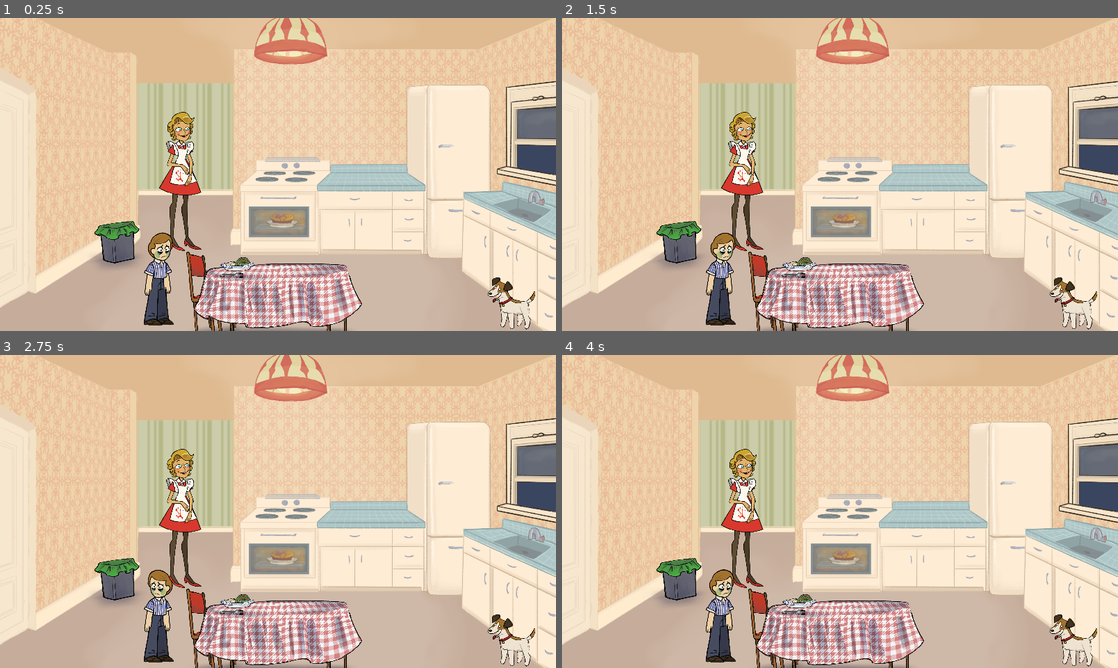
Above: before the commit, frames 1-4 (two rows, left to right).
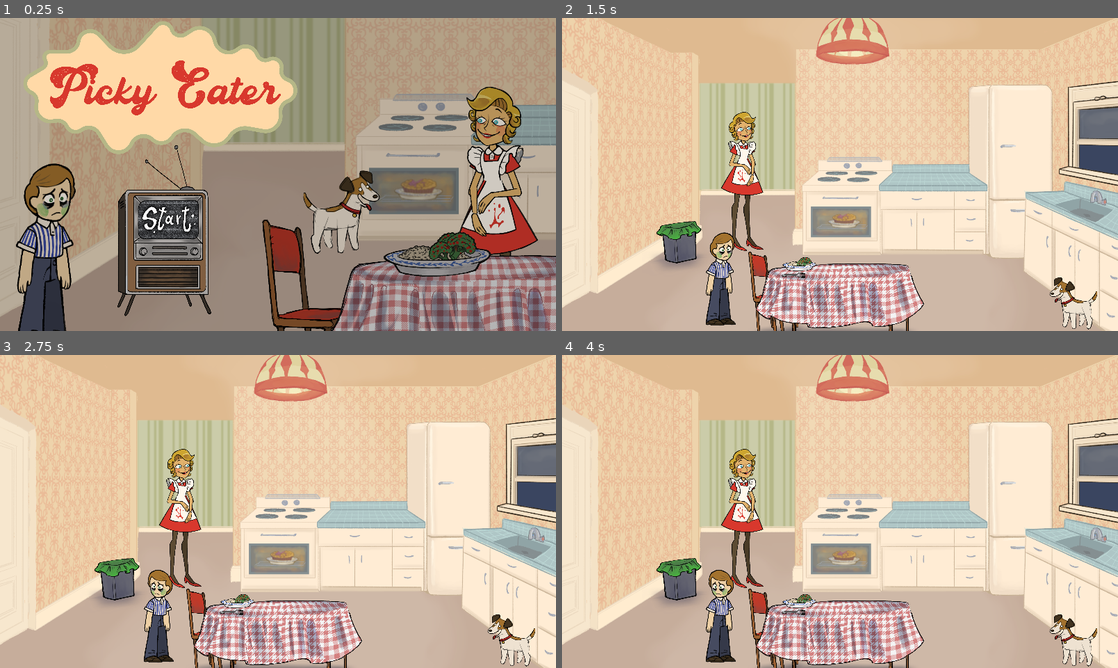
Above: after the commit, the same moments.

Repository: shlomiatia/PickyEater
Game: Godot game, scene res://Entities/MainScreen/Main.tscn
Two runs of this game, one before a commit and one after it. Both use one fixed random seed, a clock stepped at 60 frames per second and the inputs below. Before the commit the project starts from res://Entities/Game/Game.tscn.
Inputs (mouse positions are in pixels of both pictures, inside the frame that each line leads up to):
- Up to frame 1 (0.25 s): no input
- Up to frame 2 (1.5 s): click (728, 230) at 0.52 s; move the mouse to (962, 158) at 1.27 s; click (962, 158) at 1.42 s
- Up to frame 3 (2.75 s): move the mouse to (166, 527) at 2.02 s; click (166, 527) at 2.17 s
- Up to frame 4 (4 s): move the mouse to (895, 442) at 2.77 s; click (895, 442) at 2.92 s; move the mouse to (812, 574) at 3.52 s; click (812, 574) at 3.67 s

The runs differ from the first frame. In frame 1, 94% of the frame differs, in the area x 0-100%, y 0-100%; in frame 2, 0.4%; in frame 3, 0.1%; in frame 4, 0.5%.

Commit message:
start screen and dialog

Diff:
--- a/Entities/Dialog/Dialog.tscn
+++ b/Entities/Dialog/Dialog.tscn
@@ -1,6 +1,21 @@
 [gd_scene load_steps=5 format=3 uid="uid://colc00mnslue8"]
 
 [ext_resource type="Script" path="res://Entities/Dialog/dialog.gd" id="1_jh4ee"]
+
+[sub_resource type="Animation" id="Animation_qtrmb"]
+length = 0.001
+tracks/0/type = "value"
+tracks/0/imported = false
+tracks/0/enabled = true
+tracks/0/path = NodePath(".:modulate")
+tracks/0/interp = 1
+tracks/0/loop_wrap = true
+tracks/0/keys = {
+"times": PackedFloat32Array(0),
+"transitions": PackedFloat32Array(1),
+"update": 0,
+"values": [Color(1, 1, 1, 0)]
+}
 
 [sub_resource type="Animation" id="Animation_7n7ah"]
 resource_name = "Show"
@@ -18,21 +33,6 @@
 "values": [Color(1, 1, 1, 1), Color(1, 1, 1, 1), Color(1, 1, 1, 0)]
 }
 
-[sub_resource type="Animation" id="Animation_qtrmb"]
-length = 0.001
-tracks/0/type = "value"
-tracks/0/imported = false
-tracks/0/enabled = true
-tracks/0/path = NodePath(".:modulate")
-tracks/0/interp = 1
-tracks/0/loop_wrap = true
-tracks/0/keys = {
-"times": PackedFloat32Array(0),
-"transitions": PackedFloat32Array(1),
-"update": 0,
-"values": [Color(1, 1, 1, 0)]
-}
-
 [sub_resource type="AnimationLibrary" id="AnimationLibrary_hxg3i"]
 _data = {
 "RESET": SubResource("Animation_qtrmb"),
--- a/Entities/Dialog/dialog.gd
+++ b/Entities/Dialog/dialog.gd
@@ -4,16 +4,16 @@
 
 # Called when the node enters the scene tree for the first time.
 func _ready() -> void:
-    animation_player = get_node("AnimationPlayer")
+	animation_player = get_node("AnimationPlayer")
 
 # Called every frame. 'delta' is the elapsed time since the previous frame.
 func _process(_delta: float) -> void:
-    pass
+	pass
 
 func ShowDialog(dialog: String, color: Color):
-    self.text = dialog
-    animation_player.seek(0)
-    animation_player.get_animation("Show").track_set_key_value(0, 0, color)
-    animation_player.get_animation("Show").track_set_key_value(0, 1, color)
-    animation_player.get_animation("Show").track_set_key_value(0, 2, Color(color, 0.0))
-    animation_player.play("Show")
+	self.text = dialog
+	animation_player.seek(0)
+	animation_player.get_animation("Show").track_set_key_value(0, 0, color)
+	animation_player.get_animation("Show").track_set_key_value(0, 1, color)
+	animation_player.get_animation("Show").track_set_key_value(0, 2, Color(color, 0.0))
+	animation_player.play("Show")
--- a/Entities/DialogPopup/dialog_popup.gd
+++ b/Entities/DialogPopup/dialog_popup.gd
@@ -14,8 +14,13 @@
 var dialog: Array[String] = []
 var current_speaker: String = kid
 
+var hover = load("res://Textures/ui/Hand Cursor 1.png")
+var start = load("res://Textures/ui/Remote Control 1.png")
+
 # Called when the node enters the scene tree for the first time.
 func _ready() -> void:
+	Input.set_custom_mouse_cursor(start, Input.CURSOR_POINTING_HAND)
+
 	pass # Replace with function body.
 
 
--- a/Entities/MainScreen/Main.tscn
+++ b/Entities/MainScreen/Main.tscn
@@ -10,8 +10,8 @@
 [ext_resource type="Texture2D" uid="uid://c5xpphg2803lj" path="res://Textures/Table .png" id="6_neev3"]
 [ext_resource type="Texture2D" uid="uid://be1rc6app0yxm" path="res://Textures/Chair.png" id="7_hl5gt"]
 [ext_resource type="Script" path="res://Scripts/StartBtn.gd" id="7_inpvj"]
-[ext_resource type="Shader" path="res://Shaders/Broccoli.gdshader" id="8_k4qfm"]
 [ext_resource type="Texture2D" uid="uid://bo8foveufodqf" path="res://Textures/Food/Broccoli.png" id="8_ufhwn"]
+[ext_resource type="Texture2D" uid="uid://c5mnp78v0q6m3" path="res://Textures/ui/Tv.png" id="8_uqolx"]
 
 [sub_resource type="StyleBoxFlat" id="StyleBoxFlat_4px35"]
 bg_color = Color(0.6, 0.6, 0.6, 0)
@@ -31,21 +31,13 @@
 [sub_resource type="StyleBoxFlat" id="StyleBoxFlat_u3iih"]
 bg_color = Color(0.6, 0.6, 0.6, 0)
 
-[sub_resource type="ShaderMaterial" id="ShaderMaterial_e34ub"]
-shader = ExtResource("8_k4qfm")
-shader_parameter/max_line_width = 30.0
-shader_parameter/min_line_width = 20.0
-shader_parameter/freq = 1.0
-shader_parameter/block_size = 20.0
-shader_parameter/outline_colour = Vector4(0.996, 0.529, 0.176, 0.3)
-
 [node name="Main" type="Node2D"]
 
 [node name="DialogPopup" parent="." instance=ExtResource("1_abdxt")]
 z_index = -100
 
 [node name="Background" type="Sprite2D" parent="."]
-modulate = Color(0.811765, 0.811765, 0.811765, 1)
+modulate = Color(0.741176, 0.741176, 0.741176, 1)
 position = Vector2(1424, 352)
 scale = Vector2(1.5, 1.5)
 texture = ExtResource("1_s7snu")
@@ -58,11 +50,13 @@
 flip_h = true
 
 [node name="Kid" parent="." instance=ExtResource("3_o3hdd")]
+modulate = Color(0.811765, 0.811765, 0.811765, 1)
 position = Vector2(153, 850)
 scale = Vector2(2, 2)
 script = null
 
 [node name="Mom" parent="." instance=ExtResource("4_k4ahw")]
+modulate = Color(0.811765, 0.811765, 0.811765, 1)
 position = Vector2(1689, 602)
 scale = Vector2(-2.3, 2.3)
 script = null
@@ -70,22 +64,24 @@
 [node name="CanvasLayer" type="CanvasLayer" parent="."]
 
 [node name="Sprite2D" type="Sprite2D" parent="CanvasLayer"]
-position = Vector2(566, 312)
+position = Vector2(566, 250)
 scale = Vector2(0.3, 0.3)
 texture = ExtResource("5_3ni8j")
 
 [node name="Button" type="Button" parent="CanvasLayer"]
-anchors_preset = 7
+anchors_preset = 8
 anchor_left = 0.5
-anchor_top = 1.0
+anchor_top = 0.5
 anchor_right = 0.5
-anchor_bottom = 1.0
-offset_left = -89.0
-offset_top = -239.0
-offset_right = 89.0
-offset_bottom = -113.0
+anchor_bottom = 0.5
+offset_left = -610.0
+offset_top = -130.0
+offset_right = 269.0
+offset_bottom = 1157.0
 grow_horizontal = 2
-grow_vertical = 0
+grow_vertical = 2
+scale = Vector2(0.5, 0.5)
+mouse_default_cursor_shape = 2
 theme_override_colors/font_hover_pressed_color = Color(0.244903, 0.0302666, 0.0200901, 1)
 theme_override_colors/font_hover_color = Color(0.235573, 0.028064, 0.0186281, 1)
 theme_override_colors/font_pressed_color = Color(0.847059, 0.219608, 0.176471, 1)
@@ -99,26 +95,27 @@
 theme_override_styles/hover = SubResource("StyleBoxFlat_kqbny")
 theme_override_styles/pressed = SubResource("StyleBoxFlat_8vw8p")
 theme_override_styles/normal = SubResource("StyleBoxFlat_u3iih")
-text = "Start"
+icon = ExtResource("8_uqolx")
 script = ExtResource("7_inpvj")
 
 [node name="Table" type="Sprite2D" parent="."]
-modulate = Color(0.811127, 0.811127, 0.811127, 1)
+modulate = Color(0.741385, 0.741385, 0.741384, 1)
 z_index = 1
-position = Vector2(1510, 1064)
+position = Vector2(1637.65, 1063.75)
 scale = Vector2(0.7, 0.7)
 texture = ExtResource("6_neev3")
 
 [node name="Chair" type="Sprite2D" parent="."]
-modulate = Color(0.811765, 0.811765, 0.811765, 1)
-position = Vector2(966, 1008)
+modulate = Color(0.741385, 0.741385, 0.741384, 1)
+position = Vector2(1093.65, 1007.75)
 scale = Vector2(0.7, 0.7)
 texture = ExtResource("7_hl5gt")
 
 [node name="Broccoli" type="Sprite2D" parent="."]
+modulate = Color(0.741385, 0.741385, 0.741384, 1)
+self_modulate = Color(0.811765, 0.811765, 0.811765, 1)
 z_index = 2
-material = SubResource("ShaderMaterial_e34ub")
-position = Vector2(1390, 818)
+position = Vector2(1517.65, 817.746)
 rotation = 0.164685
 scale = Vector2(0.8, 0.8)
 texture = ExtResource("8_ufhwn")
--- a/Scripts/StartBtn.gd
+++ b/Scripts/StartBtn.gd
@@ -3,10 +3,10 @@
 var new_scene = preload("res://Entities/Game/Game.tscn").instantiate()
 
 func _on_pressed() -> void:
-	#var current_scene = self.get_tree().current_scene
-	#self.get_tree().root.add_child(new_scene)
-	#self.get_tree().current_scene = new_scene
-	#current_scene.queue_free()
+	var current_scene = self.get_tree().current_scene
+	self.get_tree().root.add_child(new_scene)
+	self.get_tree().current_scene = new_scene
+	current_scene.queue_free()
 
-	var dialog_popup = self.get_node("/root/Main/DialogPopup") as DialogPopup
-	dialog_popup._start_dialog(dialog_popup.mom, ["hello", "hi? dont die"])
+	#var dialog_popup = self.get_node("/root/Main/DialogPopup") as DialogPopup
+	#dialog_popup._start_dialog(dialog_popup.mom, ["hello", "hi? dont die"])
--- a/project.godot
+++ b/project.godot
@@ -11,7 +11,7 @@
 [application]
 
 config/name="PickyEater"
-run/main_scene="res://Entities/Game/Game.tscn"
+run/main_scene="res://Entities/MainScreen/Main.tscn"
 config/features=PackedStringArray("4.3", "Forward Plus")
 config/icon="res://icon.svg"
 
@@ -27,3 +27,4 @@
 window/size/viewport_width=1920
 window/size/viewport_height=1080
 window/stretch/mode="canvas_items"
+mouse_cursor/custom_image="res://Textures/ui/Cursor 1.png"
Not shown: 1 places in Entities/MainScreen/Main.tscn that only renumber resources
Binary file added: Textures/Frame 5.png
Not shown, added: Textures/Frame 5.png.import
Binary file added: Textures/Frame 6.png
Not shown, added: Textures/Frame 6.png.import
Binary file added: Textures/ui/Cursor 1.png
Not shown, added: Textures/ui/Cursor 1.png.import
Binary file added: Textures/ui/Hand Cursor 1.png
Not shown, added: Textures/ui/Hand Cursor 1.png.import
Binary file added: Textures/ui/Remote Control 1.png
Not shown, added: Textures/ui/Remote Control 1.png.import
Binary file added: Textures/ui/Tv.png
(and 3 more such lines)
